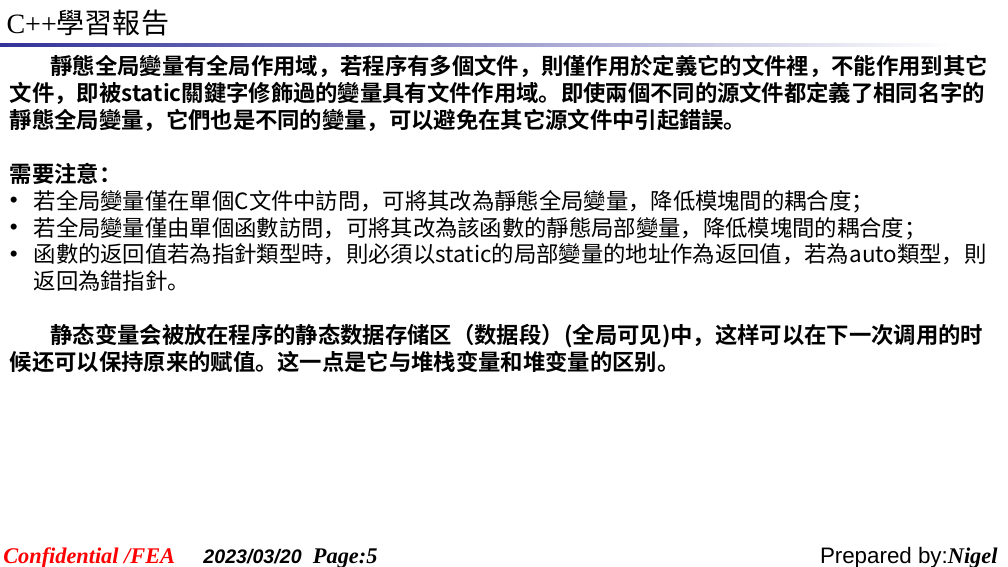
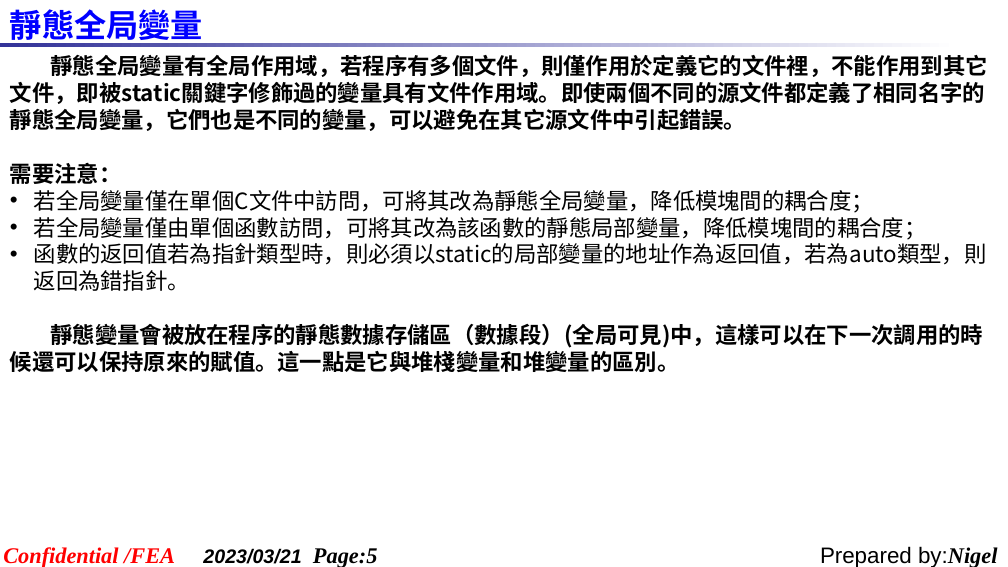
Before and after one commit to Shadow-ei/TEMP, a slide deck: slide 5 of 报告/C++學習報告_20230320.ppt. Drawn at 1008x567 pixels with LibreOffice and Linux fonts; fonts in the diff are those of the drawing; background and template pictures are left out. Boxes give left, top, right and bottom in pixels: in the first picture for what was removed or moved away, otherwise in the second. Text is boxed around its words. In the diff, an @@ line names an element or a change of style, - is before the commit and + after.

```diff
--- a/报告/C++學習報告_20230320.ppt
+++ b/报告/C++學習報告_20230320.ppt
@@ text removed at (x1=7, y1=11, x2=169, y2=36) @@
-C++學習報告
@@ text added at (x1=10, y1=4, x2=203, y2=46), 23 pt, text #0000FF, bold @@
+靜態全局變量
@@ text at (x1=10, y1=324, x2=983, y2=372): text changed @@
-静态变量会被放在程序的静态数据存储区（数据段）(全局可见)中，这样可以在下一次调用的时候还可以保持原来的赋值。这一点是它与堆栈变量和堆变量的区别。
+靜態變量會被放在程序的靜態數據存儲區（數據段）(全局可見)中，這樣可以在下一次調用的時候還可以保持原來的賦值。這一點是它與堆棧變量和堆變量的區別。
@@ text at (x1=203, y1=548, x2=377, y2=567): text changed @@
-2023/03/20 Page:5
+2023/03/21 Page:5
```
Also in this commit, not shown: 7 other slides changed, 10 slides added, 3 slides removed.
